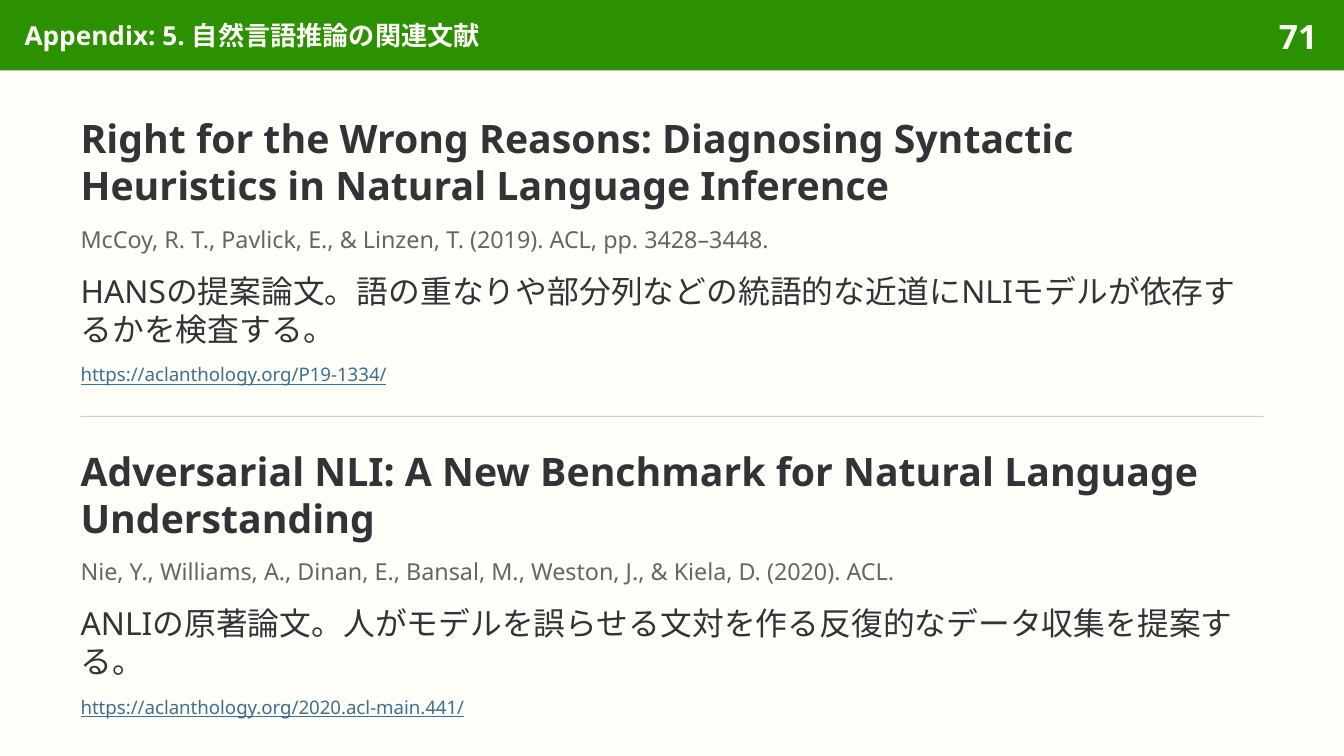
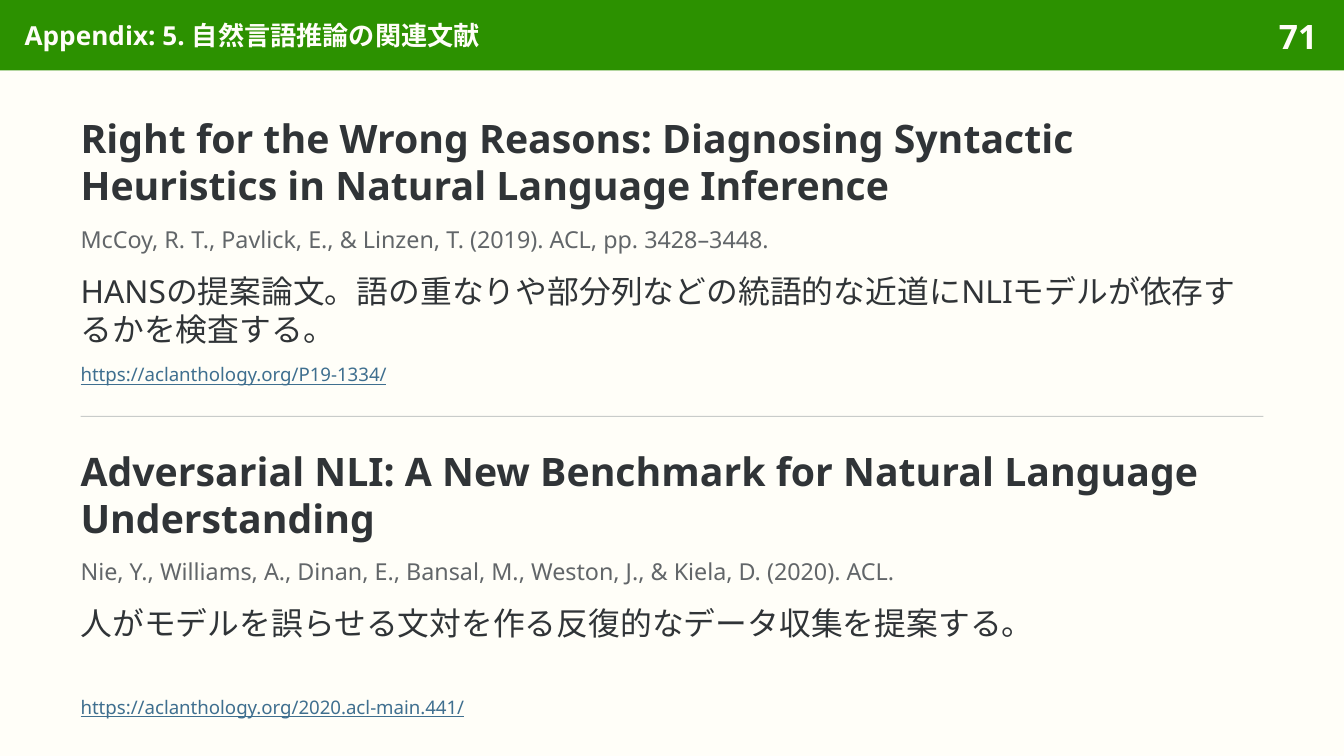
Before and after one commit to sasakiy84/datasets-in-10-minutes, a slide deck: slide 71 of slides/datasets-in-10-minutes-snli.pptx. Drawn at 1344x756 pixels with LibreOffice and Linux fonts; fonts in the diff are those of the drawing. Boxes give left, top, right and bottom in pixels: in the first picture for what was removed or moved away, otherwise in the second. Text is boxed around its words. In the diff, an @@ line names an element or a change of style, - is before the commit and + after.

Commit message:
slides(snli): refine Japanese wording and pair translations

```diff
--- a/slides/datasets-in-10-minutes-snli.pptx
+++ b/slides/datasets-in-10-minutes-snli.pptx
@@ text at bbox=[81, 608, 1034, 638]: text changed @@
-ANLIの原著論文。人がモデルを誤らせる文対を作る反復的なデータ収集を提案する。
+人がモデルを誤らせる文対を作る反復的なデータ収集を提案する。
```
Also in this commit, not shown: 3 other slides changed, 3 other files.
